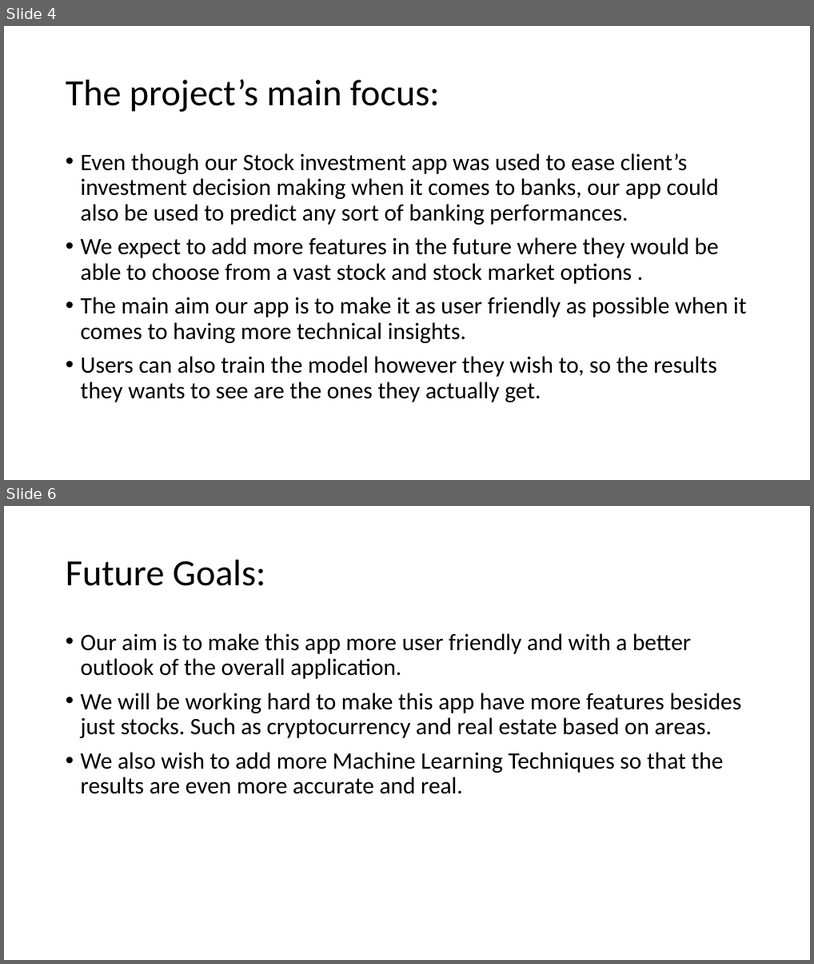
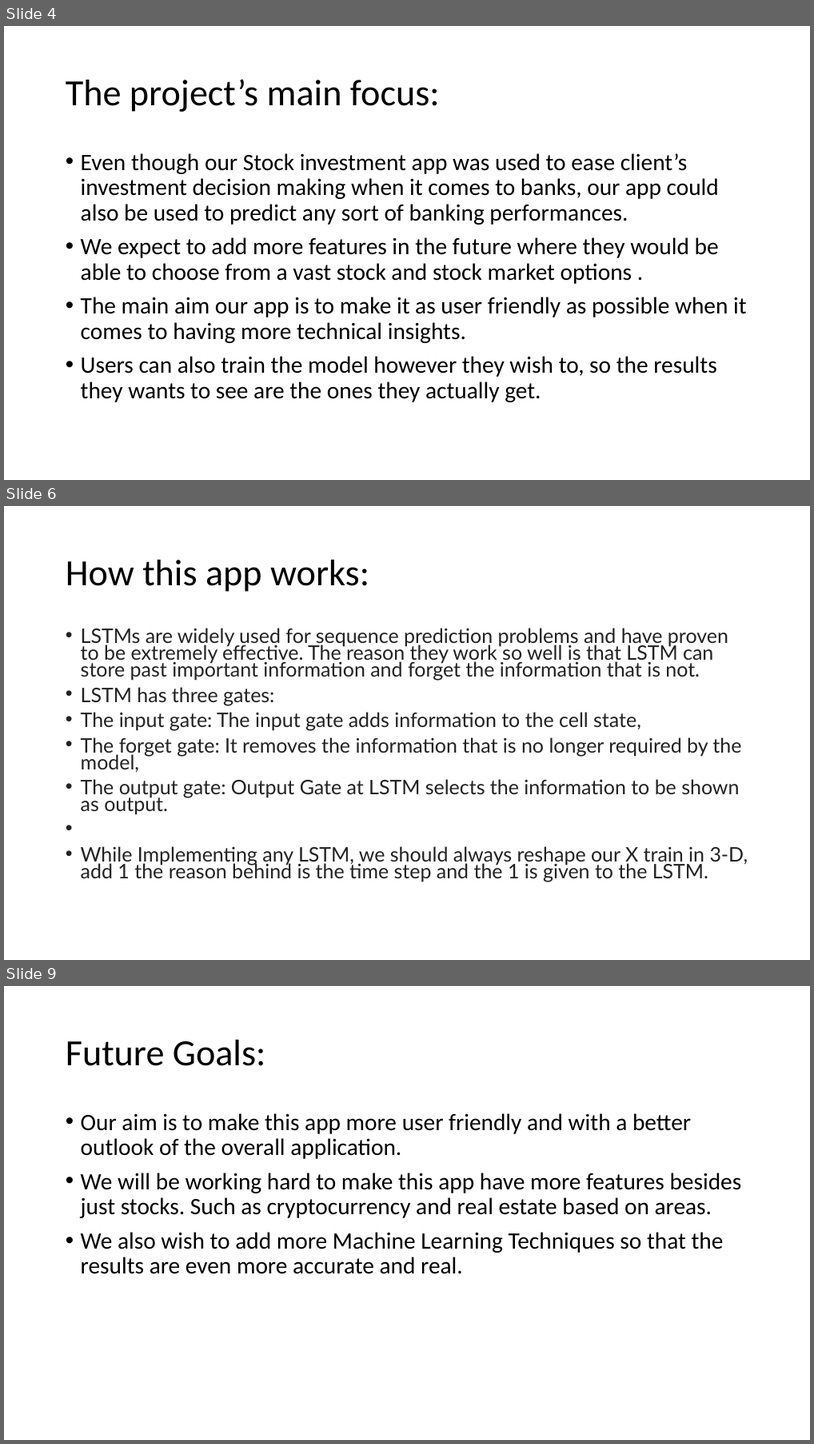
Before and after one commit to Jahanzeb9999/Fintech-Project2, a slide deck: Project 2.pptx. Shown one above the other, each under a label of ours: slides 4 and 6 before the commit, slides 4, 6 and 9 after it; the slides between them are not shown. The pictures are 814x964 and 814x1444 pixels, drawn with LibreOffice and Linux fonts; fonts in the diff are those of the drawing. Boxes give left, top, right and bottom in pixels: in the first picture for what was removed or moved away, otherwise in the second. Text is boxed around its words. In the diff, an @@ line names an element or a change of style, - is before the commit and + after.

```diff
--- a/Project 2.pptx
+++ b/Project 2.pptx
@@ slide 6 added at [4, 506, 810, 960], background #FFFFFF @@
@@ title added at [66, 560, 370, 592], 44 pt, text #000000 @@
+How this app works:
@@ text added at [81, 628, 749, 882], 23.8 pt, text #222222 @@
+• LSTMs are widely used for sequence prediction problems and have proven to be extremely effective. The reason they work so well is that LSTM can store past important information and forget the information that is not.
+• LSTM has three gates:
+• The input gate: The input gate adds information to the cell state,
+• The forget gate: It removes the information that is no longer required by the model,
+• The output gate: Output Gate at LSTM selects the information to be shown as output.
+• While Implementing any LSTM, we should always reshape our X train in 3-D, add 1 the reason behind is the time step and the 1 is given to the LSTM.
@@ what was slide 6 is now slide 9 @@
```
Also in this commit, not shown: 1 slide changed, 2 other slides added.
